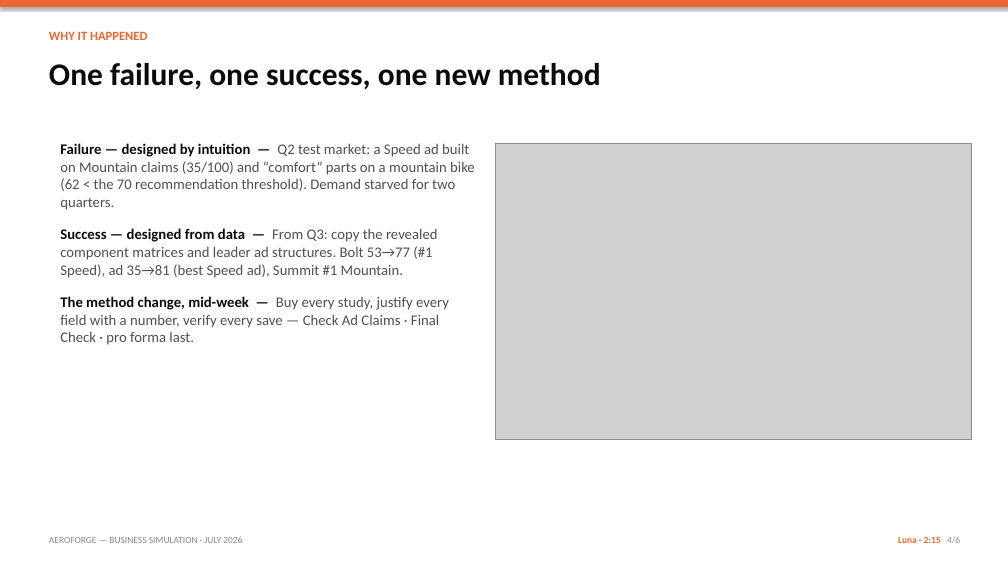
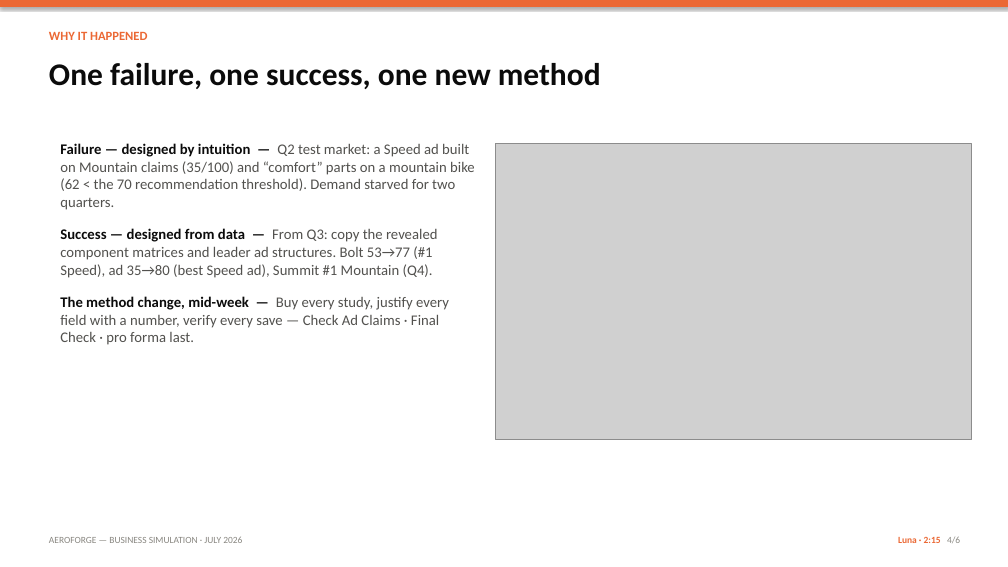
Before and after one commit to aaron-rainier/my-profile-5, a slide deck: slide 4 of business-simulation/AeroForge_Final_Presentation.pptx. Drawn at 1008x567 pixels with LibreOffice and Linux fonts; fonts in the diff are those of the drawing; grey boxes stand for pictures. Boxes give left, top, right and bottom in pixels: in the first picture for what was removed or moved away, otherwise in the second. Text is boxed around its words. In the diff, an @@ line names an element or a change of style, - is before the commit and + after.

```diff
--- a/business-simulation/AeroForge_Final_Presentation.pptx
+++ b/business-simulation/AeroForge_Final_Presentation.pptx
@@ text at (60, 228, 438, 278): text changed @@
-Success — designed from data — From Q3: copy the revealed component matrices and leader ad structures. Bolt 53→77 (#1 Speed), ad 35→81 (best Speed ad), Summit #1 Mountain.
+Success — designed from data — From Q3: copy the revealed component matrices and leader ad structures. Bolt 53→77 (#1 Speed), ad 35→80 (best Speed ad), Summit #1 Mountain (Q4).
```
Also in this commit, not shown: 2 other slides changed, 2 other files.
